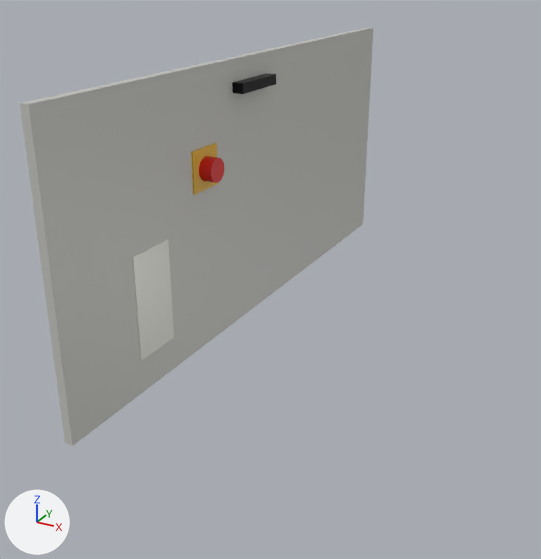
The OBJ model models/systems/cabinet_controller_door.obj, before and after one commit.
Camera for both pictures: a camera (50 mm lens) standing at (1.184, -3.081, 1.113) and looking at (0.177, -1.249, 0.197). Arrows for +X, +Y and +Z are at lower left; the lights stay in place. The first picture is the older version. Where no turn or scale is listed for an object, it has been applied to the vertices.

The scene before the commit, as lines of its bpy script (objects in view):
```python
me_cabinet_controller_door = bpy.data.meshes.new('cabinet_controller_door')
me_cabinet_controller_door.from_pydata(...)  # 128 vertices, 236 faces; spans x 0.0..0.07, y -1.98..-0.12, z 0.0..0.83
# faces by material slot: [12, 12, 12, 12, 188]
me_cabinet_controller_door.materials.append(mat_cabinet_grey)  # light grey #c7c7c2
me_cabinet_controller_door.materials.append(mat_bolt_black)  # black #141417
me_cabinet_controller_door.materials.append(mat_bottle_white)  # light grey #e0e0d6
me_cabinet_controller_door.materials.append(mat_hatch_yellow)  # yellow #e5b30d
me_cabinet_controller_door.materials.append(mat_alarm_red)  # red #d90d08
ob_cabinet_controller_door = bpy.data.objects.new('cabinet_controller_door', me_cabinet_controller_door)
ob_cabinet_controller_door.location = (0.0, 0.0, 0.0)
```
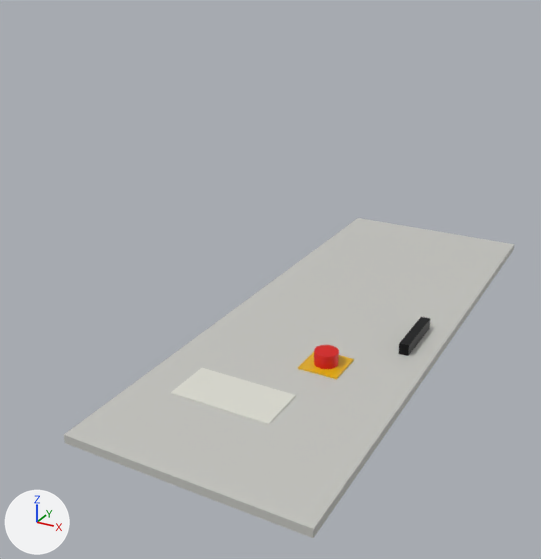
Location of each change, [x1, y1, x2, y2] in pixels of the pictures (541 x 559 px; the box of a moved part takes in the faces that stretch with it):
'cabinet_controller_door', reshaped (27% wider, 24% shorter): before [20, 27, 373, 446]; after [64, 218, 514, 538]
part 1 of me_cabinet_controller_door, moved or reshaped: before [20, 27, 373, 446]; after [64, 218, 514, 538]
part 2 of me_cabinet_controller_door, moved or reshaped: before [232, 73, 276, 94]; after [398, 317, 430, 356]
part 3 of me_cabinet_controller_door, moved or reshaped: before [132, 239, 174, 361]; after [171, 368, 296, 425]
part 4 of me_cabinet_controller_door, moved or reshaped: before [191, 143, 218, 195]; after [298, 352, 354, 379]
part 5 of me_cabinet_controller_door, moved or reshaped: before [199, 156, 224, 183]; after [314, 345, 339, 369]

The edits, one by one:
me_cabinet_controller_door is used by ob_cabinet_controller_door; location (0.0, 0.0, 0.0).
me_cabinet_controller_door had 128 vertices, 236 faces and spanned x 0.0..0.07, y -1.98..-0.12, z 0.0..0.83.
me_cabinet_controller_door now has 128 vertices, 236 faces and spans x 0.0..0.68, y -1.98..-0.12, z 0.0..0.07.
me_cabinet_controller_door part 1: the loose piece of 8 vertices spanning x 0.0..0.03, y -1.98..-0.12, z 0.0..0.83 is scaled about the mesh origin by (27.2, 1, 0.0301).
me_cabinet_controller_door part 2: the loose piece of 8 vertices spanning x 0.03..0.06, y -1.2..-1.0, z 0.74..0.77 is moved by (0.55, 0.0, -0.71).
me_cabinet_controller_door part 3: the loose piece of 8 vertices spanning x 0.03, y -1.7..-1.55, z 0.1..0.4 is scaled about its middle by (100, 1, 0.01), then moved by (0.24, 0.0, -0.22).
me_cabinet_controller_door part 4: the loose piece of 8 vertices spanning x 0.03, y -1.42..-1.3, z 0.49..0.61 is scaled about its middle by (24, 1, 0.0417), then moved by (0.39, 0.0, -0.52).
me_cabinet_controller_door part 5: the loose piece of 96 vertices spanning x 0.03..0.07, y -1.39..-1.33, z 0.52..0.59 is multiplied about its middle by the matrix ((0.0, 1.0, 0.0), (0.0, 0.0, -1.0), (-1.0, 0.0, 0.0)), then moved by (0.37, 0.0, -0.5).
